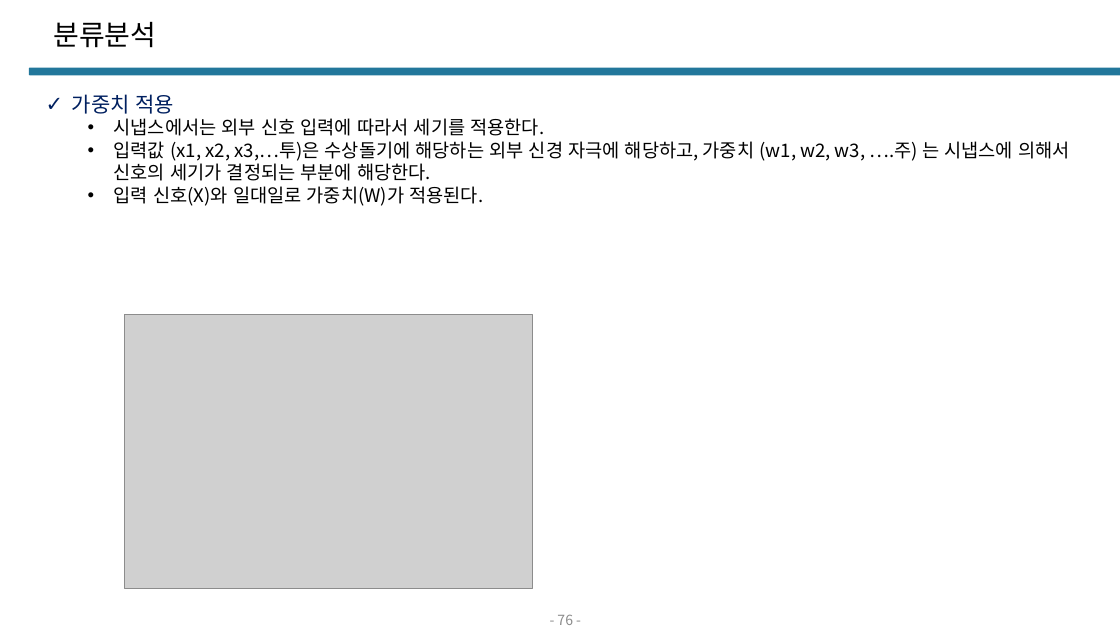
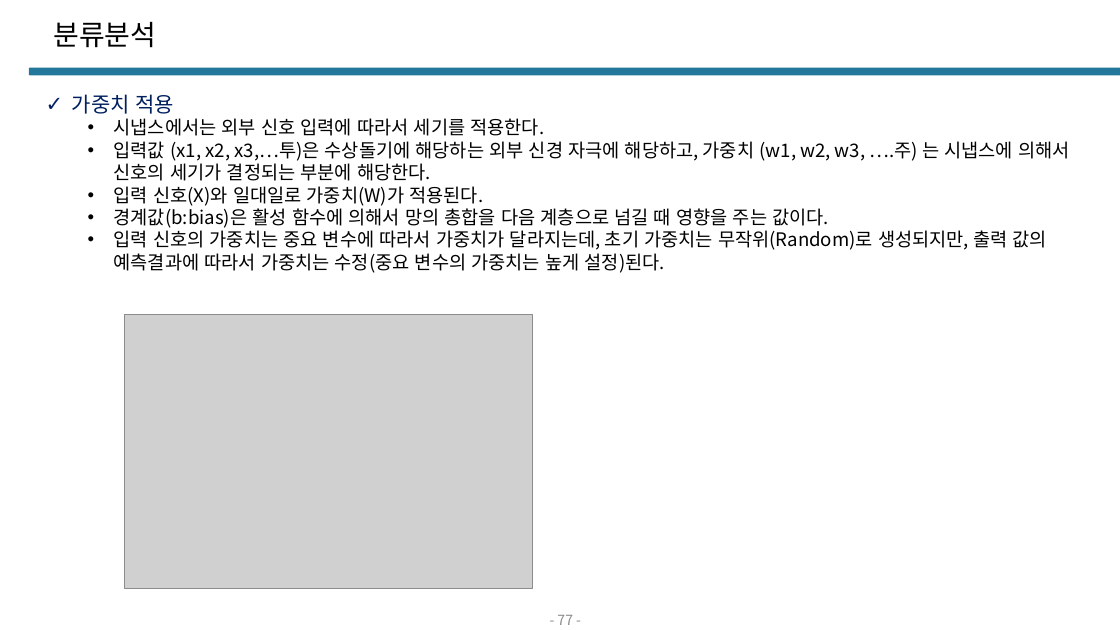
Before and after one commit to Q3333/TIL, a slide deck: slide 77 of BigData/통계/통계v3.pptx (slide 76 before the commit). Drawn at 1120x630 pixels with LibreOffice and Linux fonts; fonts in the diff are those of the drawing; grey boxes stand for pictures. Boxes give left, top, right and bottom in pixels: in the first picture for what was removed or moved away, otherwise in the second. Text is boxed around its words. In the diff, an @@ line names an element or a change of style, - is before the commit and + after.

```diff
--- a/BigData/통계/통계v3.pptx
+++ b/BigData/통계/통계v3.pptx
@@ text at (114, 205, 1047, 273): paragraphs added @@
+  • 경계값(b:bias)은 활성 함수에 의해서 망의 총합을 다음 계층으로 넘길 때 영향을 주는 값이다.
+  • 입력 신호의 가중치는 중요 변수에 따라서 가중치가 달라지는데, 초기 가중치는 무작위(Random)로 생성되지만, 출력 값의 예측결과에 따라서 가중치는 수정(중요 변수의 가중치는 높게 설정)된다.
@@ page number at (557, 615, 573, 625): text changed @@
-- 76 -
+- 77 -
```
Also in this commit, not shown: 12 other slides changed, 43 slides added, 1 slide removed, 55 other files.
